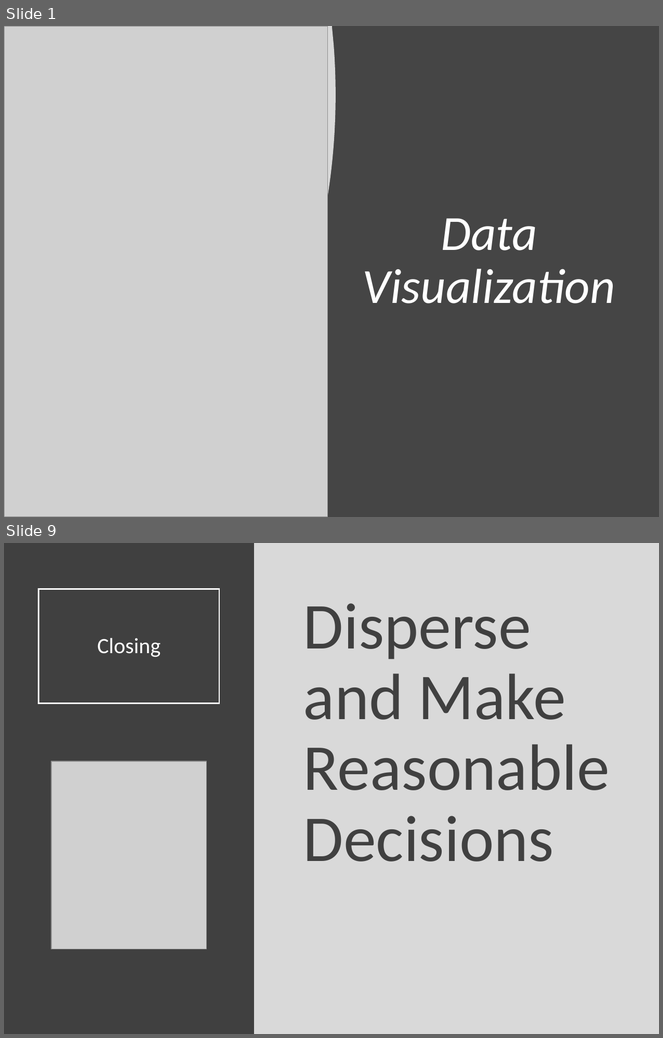
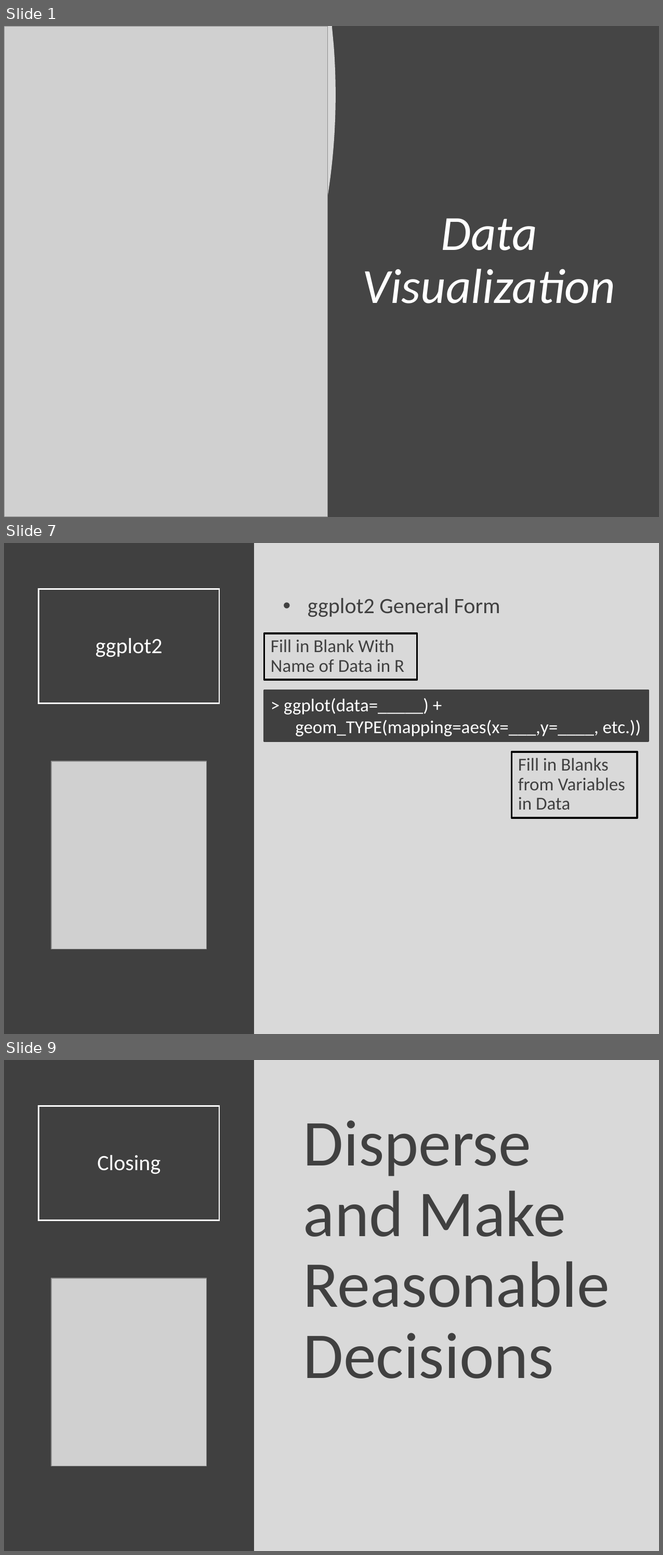
Before and after one commit to Yixf-Self/STOR320_WEBSITE, a slide deck: Lecture/Lecture 2/Lecture 2.pptx. Shown one above the other, each under a label of ours: slides 1 and 9 before the commit, slides 1, 7 and 9 after it; the slides between them are not shown. The pictures are 663x1038 and 663x1555 pixels, drawn with LibreOffice and Linux fonts; fonts in the diff are those of the drawing; grey boxes stand for pictures. Boxes give left, top, right and bottom in pixels: in the first picture for what was removed or moved away, otherwise in the second. Text is boxed around its words. In the diff, an @@ line names an element or a change of style, - is before the commit and + after.

```diff
--- a/Lecture/Lecture 2/Lecture 2.pptx
+++ b/Lecture/Lecture 2/Lecture 2.pptx
@@ slide 7 added at (4,543,659,1034), background #D9D9D9 @@
@@ rectangle added at (4,543,254,1034), fill #404040 @@
@@ title added at (39,589,220,704), outline #FFFFFF 1.5 pt, 24 pt, text #FFFFFF @@
+ggplot2
@@ text added at (308,598,501,617), 24 pt, text #404040 @@
+• ggplot2 General Form
@@ rectangle added at (264,633,417,680), fill #D9D9D9, outline #000000 2 pt, 20 pt, text #404040 @@
+Fill in Blank With Name of Data in R
@@ rectangle added at (264,691,648,741), fill #404040, outline #404040 2 pt, 20 pt, text #FFFFFF @@
+> ggplot(data=_____) +
+geom_TYPE(mapping=aes(x=___,y=____, etc.))
@@ rectangle added at (512,752,637,818), fill #D9D9D9, outline #000000 2 pt, 20 pt, text #404040 @@
+Fill in Blanks from Variables in Data
@@ picture added at (51,761,206,949) @@
```
Also in this commit, not shown: 6 slides changed, 1 slide removed, 6 other files.
